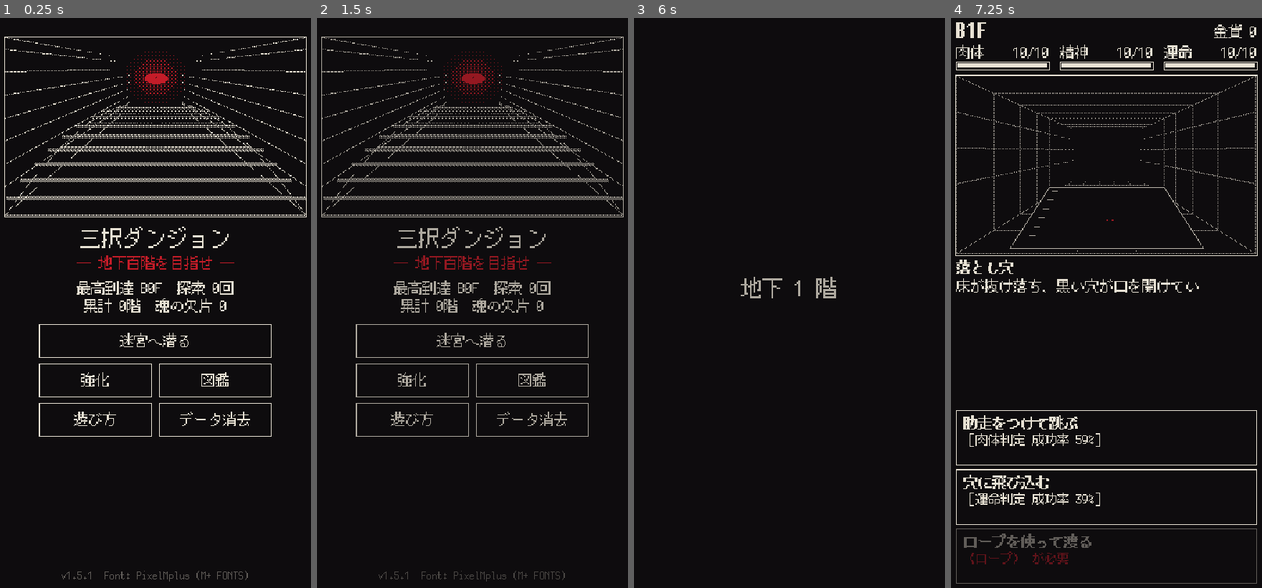
Above: before the commit, frames 1-4 (left to right).
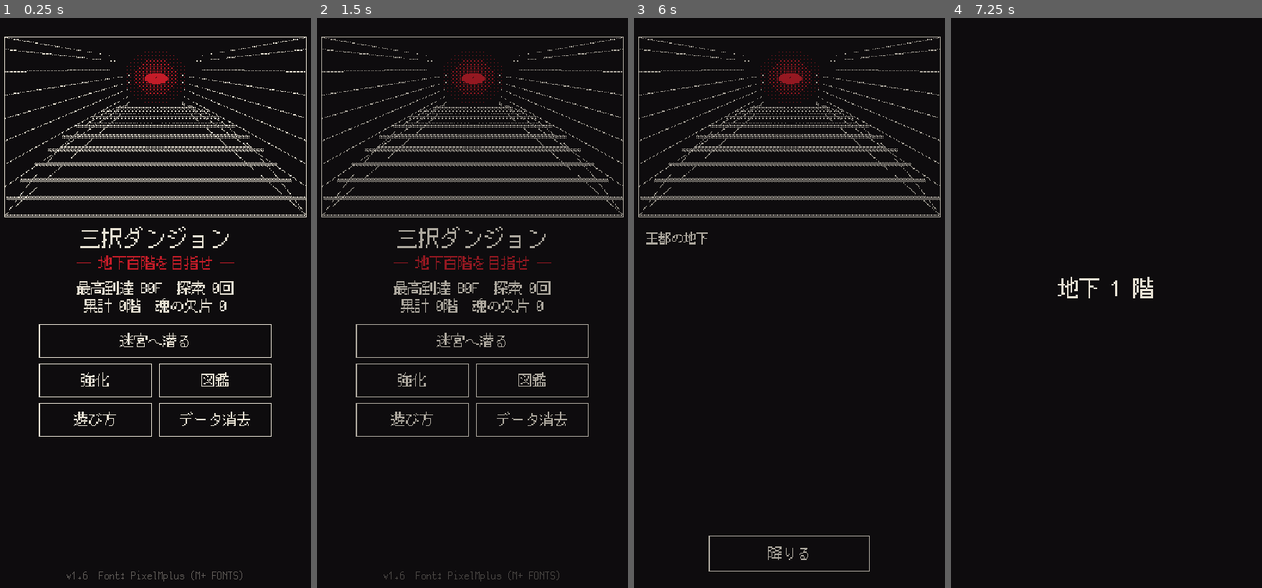
Above: after the commit, the same moments.

Repository: yashimapixel/ThreeChoiceDungeon
Game: Godot game, scene res://scenes/main.tscn
Same seed, same stepped clock (60 frames per second), same inputs: the game is played once before the commit and once after it.
Inputs (mouse positions are in pixels of both pictures, inside the frame that each line leads up to):
- Up to frame 1 (0.25 s): no input
- Up to frame 2 (1.5 s): click "遊び方" at 0.5 s; click "戻る" at 1.25 s
- Up to frame 3 (6 s): click "データ消去" at 2 s; click "迷宮へ潜る" at 2.75 s; click "強化" at 3.5 s; click "図鑑" at 4.25 s; click "はい" at 5 s; click "迷宮へ潜る" at 5.75 s
- Up to frame 4 (7.25 s): click (1106, 553) at 6.5 s, where only the run after the commit has a clickable "降りる"

The runs differ from the first frame. In frame 1, 0.2% of the frame differs, in the area x 19-80%, y 96-99%; in frame 2, 0.2%; in frame 3, 3.9%; in frame 4, 6.5%, in the area x 1-99%, y 0-100%.

Commit message:
v1.6: revised story setting (queen fused with the labyrinth, ghost knight, prologue)
- Timeline: three years ago; the queen wished never to be parted from
  her dead daughter and was fused with the labyrinth. She senses the
  girl's footsteps inside her but lost her words: only a wordless
  lullaby remains, whose lyrics the girl remembers
- Mother's body appears only once the wish-eater is defeated or the
  wish unravels; the finale shows her face sunk into the flesh wall
- Girl: resting her at the grave removes her from the run
  (_girl_rested) and changes the oath/release epilogues; 'returning
  girl' replaced by 'the girl's memory'; charm renamed 赤いお守り
- Knight is a ghost from the start (fell at the bottom, pushed back up);
  'fading ghost' lets him enter the sword, tell the last battle, or rest
  (drops the oath); deep encounter for checkpoint runs
- King's decree and the player's own wish framed in a new prologue
  (first run + help); diary timeline contradiction fixed
- Art: finale face, ghost knight, new knight/oath-ending stills; tests

Co-Authored-By: Claude Opus 5.5 <noreply@anthropic.com>
Claude-Session: https://claude.ai/code/session_016m3BkCf9SDtuvrgTQU7AfW

Diff:
--- a/data/events/tier1.json
+++ b/data/events/tier1.json
@@ -617,7 +617,7 @@
 "chk": "f",
 "p": 0.45,
 "ok": {
-"d": "中にいたのは衰弱した冒険者だった。礼にと護符をくれた。",
+"d": "中にいたのは衰弱した冒険者だった。礼にとお守りをくれた。",
 "set": [
 "amulet"
 ]
@@ -854,7 +854,7 @@
 "chk": "m",
 "p": 0.5,
 "ok": {
-"d": "顔はこの迷宮の成り立ちを語った。百階の底では、ひとりの母が、今も泣き続けているのだと。",
+"d": "顔はこの迷宮の成り立ちを語った。百階の底では、ひとりの母が、言葉を失ったまま泣き続けているのだと。",
 "m": 1,
 "f": 1
 },
@@ -1023,7 +1023,7 @@
 "w": 6,
 "u": 0,
 "once": true,
-"d": "朽ちた机の上に革表紙の日記がある。『私はこの国の王妃。病で逝った娘を取り戻すため、迷宮の底を目指す。底には、どんな願いも叶えるものがいるという』",
+"d": "朽ちた机の上に革表紙の日記がある。『私はこの国の王妃。病で逝った娘ともう一度会うため、迷宮の底を目指す。底には、どんな願いも叶えるものがいるという』",
 "c": [
 {
 "t": "最後まで読む",
@@ -1104,19 +1104,19 @@
 },
 {
 "id": "e023",
-"t": "迷える騎士",
-"a": "corridor:knight",
+"t": "甲冑の亡霊",
+"a": "corridor:knightghost",
 "min": 4,
 "max": 99,
 "w": 6,
 "u": 0,
 "once": true,
-"d": "錆びた甲冑の騎士が、折れた剣を杖に佇んでいる。「王家に仕える騎士である。姫様と、姫様を追って底へ降りられた王妃様をお探ししている」",
+"d": "半ば透けた錆びた甲冑の騎士が佇んでいる。「王家に仕える騎士である。三年前、王妃様を追って底へ降り、底のものに敗れた。魂だけが、ここへ押し戻されたのだ」",
 "c": [
 {
 "t": "共に戦うと誓う",
 "r": {
-"d": "騎士は兵の礼をとった。「貴殿の誓い、しかと受け取った。底で会おう」。彼は先に闇へ消えた。",
+"d": "「ならば貴殿に誓いを託す。姫様と王妃様を、どうか」。亡霊は兵の礼をとり、闇に溶けた。",
 "set": [
 "oath"
 ],
@@ -1131,7 +1131,7 @@
 "chk": "b",
 "p": 0.45,
 "ok": {
-"d": "騎士は満足げに頷き、剣の扱いを教えてくれた。",
+"d": "亡霊の剣はあなたの体をすり抜けた。だがその太刀筋は、確かに体に刻まれた。",
 "b": 1,
 "mb": 1,
 "meta": [
@@ -1139,7 +1139,7 @@
 ]
 },
 "ng": {
-"d": "一合で地に伏した。「まだ未熟」。騎士は去った。",
+"d": "冷たい刃が魂を撫でた。「まだ未熟」。亡霊は消えた。",
 "b": -3,
 "meta": [
 "met_knight"
@@ -1149,7 +1149,7 @@
 {
 "t": "関わらずに先へ行く",
 "r": {
-"d": "騎士は何も言わずにあなたを見送った。",
+"d": "亡霊は何も言わず、あなたを見送った。錆びた甲冑が、かすかに鳴った。",
 "meta": [
 "met_knight"
 ]
@@ -1324,7 +1324,7 @@
 "max": 70,
 "w": 6,
 "u": 21,
-"d": "どこからか子守唄が聞こえる。誰もいない部屋で、揺りかごがひとりでに揺れていた。揺りかごの縁には、王家の紋章が刻まれている。",
+"d": "どこからか、言葉のない子守唄が聞こえる。誰もいない部屋で、揺りかごがひとりでに揺れていた。揺りかごの縁には、王家の紋章が刻まれている。",
 "c": [
 {
 "t": "一緒に歌う",
@@ -1360,7 +1360,7 @@
 "girl"
 ],
 "r": {
-"d": "少女は揺りかごを覗き込み、優しく歌った。「お母さまが、いつも歌ってくれたの」",
+"d": "少女は揺りかごを覗き込み、旋律に言葉をのせて歌った。「お母さまが、いつも歌ってくれたの」",
 "m": 3
 }
 },
@@ -1405,7 +1405,7 @@
 "chk": "f",
 "p": 0.5,
 "ok": {
-"d": "涙が止まり、像の手から赤い護符が落ちた。",
+"d": "涙が止まり、像の手から赤いお守りが落ちた。",
 "set": [
 "amulet"
 ]
--- a/data/events/tier2.json
+++ b/data/events/tier2.json
@@ -682,79 +682,64 @@
 },
 {
 "id": "e045",
-"t": "騎士の最期",
-"a": "crypt:knight",
+"t": "薄れゆく亡霊",
+"a": "crypt:knightghost",
 "min": 20,
 "max": 70,
 "w": 12,
 "u": "m:met_knight",
 "once": true,
 "no": [
-"_knight_done"
-],
-"d": "見覚えのある錆びた甲冑が、壁にもたれて血を流している。上層で出会った、あの騎士だ。「……来たか。私は、ここまでのようだ」",
+"_knight_done",
+"_knight_rested"
+],
+"d": "錆びた甲冑の亡霊が、壁際で揺らいでいる。上層で出会った、あの騎士だ。姿は前よりずっと薄い。「……私の魂も、もう長くは保たぬ」",
 "dx": [
 {
 "req": [
 "oath"
 ],
-"d": "騎士はあなたの顔を見て、誓いを覚えていたと言った。"
-}
-],
-"c": [
-{
-"t": "誓いを果たすと約束する",
+"d": "亡霊はあなたの顔を見て、託した誓いを覚えていると言った。"
+}
+],
+"c": [
+{
+"t": "剣を受け継ぐ",
 "req": [
 "oath"
 ],
 "r": {
-"d": "「姫様は、もうこの世にはおられぬ。わかっていた。それでも、お二人を会わせて差し上げたかった」。騎士は銀の剣を託し、目を閉じた。「頼む」",
+"d": "「ならば、私は剣と共に行こう」。亡霊は光となり、銀の剣に宿った。剣が、かすかに温かい。",
 "set": [
 "sword",
 "_knight_done"
 ],
+"m": 2
+}
+},
+{
+"t": "最後の戦いの話を聞く",
+"r": {
+"d": "「私が辿り着いた時、王妃様はもう壁に溶けかけておられた。私は底のものに斬りかかり、敗れた。……あれは眼だ。あの眼を潰さねば、王妃様は戻られぬ」",
 "meta": [
-"knight_dead"
+"knight_truth"
+],
+"m": -1,
+"f": 2
+}
+},
+{
+"t": "安らかに眠らせる",
+"r": {
+"d": "騎士は兜を外し、静かに頭を垂れた。「……すまぬ。後を、頼む」。亡霊は消え、赤いお守りが残った。",
+"set": [
+"amulet",
+"_knight_rested"
+],
+"clr": [
+"oath"
 ],
 "m": 2
-}
-},
-{
-"t": "手当てをする",
-"chk": "f",
-"p": 0.4,
-"ok": {
-"d": "奇跡的に血が止まった。「借りができたな。この剣を預ける。――必ず追いつく」",
-"set": [
-"sword",
-"oath",
-"_knight_done"
-],
-"b": -2
-},
-"ng": {
-"d": "手当ての甲斐なく、騎士は「姫様……」と呟いて息を引き取った。",
-"m": -3,
-"set": [
-"_knight_done"
-],
-"meta": [
-"knight_dead"
-]
-}
-},
-{
-"t": "最期を看取る",
-"r": {
-"d": "騎士は「姫様、王妃様」と二人を呼び、事切れた。その手には赤い護符が握られていた。",
-"set": [
-"amulet",
-"_knight_done"
-],
-"meta": [
-"knight_dead"
-],
-"m": -1
 }
 }
 ]
@@ -776,10 +761,13 @@
 {
 "t": "墓に花を手向ける",
 "r": {
-"d": "少女は花を胸に抱き、「お母さまに、会いたかったな」と微笑んで、光の中に溶けていった。",
+"d": "少女は花を胸に抱き、「お母さまに、会いたかったな」と微笑んで、光の中に溶けていった。――あの子はもう、母のもとへは帰らない。",
 "clr": [
 "girl"
 ],
+"set": [
+"_girl_rested"
+],
 "meta": [
 "girl_saved"
 ],
@@ -792,25 +780,21 @@
 "chk": "b",
 "p": 0.5,
 "ok": {
-"d": "墓の中には母親の日記の断片があった。少女は悲しげに消えた。",
+"d": "墓の中に、小さな布のお守りが埋められていた。「お母さまが縫ってくれたの……」。少女はそれを、あなたの手に握らせた。",
+"set": [
+"amulet"
+],
+"m": 1
+},
+"ng": {
+"d": "少女は悲鳴を上げた。「やめて！」　怒りに燃えた霊は、闇の奥へ消えてしまった。",
 "clr": [
 "girl"
 ],
-"meta": [
-"diary1"
-],
-"g": 10,
-"m": -1
-},
-"ng": {
-"d": "少女は悲鳴を上げた。「やめて！」怒りに燃えた霊が襲いかかる。",
-"clr": [
-"girl"
-],
-"m": -4,
 "set": [
 "curse"
-]
+],
+"m": -4
 }
 },
 {
@@ -1318,7 +1302,7 @@
 "w": 12,
 "u": "m:diary1",
 "once": true,
-"d": "また革表紙の日記を見つけた。同じ筆跡だ。『あの子に仕えていた騎士が、私を止めに来た。けれど引き返せない。娘の霊がこの迷宮をさまよっているという。あの子は、私を探しているのだろうか』",
+"d": "また革表紙の日記を見つけた。同じ筆跡だ。『あの子に仕えていた騎士が、私を追ってくる。けれど引き返せない。降りるほどに、どこかで子どもの泣き声がする。あの子の声に、よく似ている』",
 "c": [
 {
 "t": "続きを読む",
--- a/data/events/tier3.json
+++ b/data/events/tier3.json
@@ -515,7 +515,7 @@
 "chk": "b",
 "p": 0.5,
 "ok": {
-"d": "竜の牙は最高の護符になる。赤い護符を作った。",
+"d": "竜の牙を削り、赤いお守りを作った。",
 "set": [
 "amulet"
 ],
@@ -784,7 +784,7 @@
 "chk": "m",
 "p": 0.5,
 "ok": {
-"d": "「底にいるのは願いを喰うものさ。昔、泣き腫らした目の王妃が通ったよ。娘を返せってね。あれは叶えたさ。喰らって、形にして返した。この迷宮が、その形さ」",
+"d": "「底にいるのは願いを喰うものさ。三年前、泣き腫らした目の王妃が通ったよ。娘と二度と離れたくないってね。あれは叶えたさ。喰らって、形にして返した。この迷宮が、その形さ」",
 "skip": 2,
 "meta": [
 "witch_truth"
@@ -806,12 +806,12 @@
 "w": 12,
 "u": "m:diary2",
 "once": true,
-"d": "三冊目の日記。頁は涙で波打っている。『底のものは私の願いを喰らい、形にして返した。娘は戻った。霊として、この迷宮に。そして私は、迷宮そのものになった』",
+"d": "三冊目の日記。筆跡は崩れ、頁の端が壁の肉に溶けかけている。『底のものに願った。あの子と、もう二度と離れたくないと。願いは叶う、と眼は言った。手が、壁に溶けていく』",
 "c": [
 {
 "t": "最後まで読む",
 "r": {
-"d": "『この壁も、この闇も、私の悲しみ。あの子は私を探してさまよい、私には抱きしめる腕がない。誰か、あの子を、私のもとへ』",
+"d": "『あの子が私の中にいる。小さな足音が聞こえる。なのに、声が出ない。抱きしめる腕もない。歌うことしかできない。誰か、あの子を、私のもとへ』",
 "meta": [
 "diary3"
 ],
@@ -1152,43 +1152,40 @@
 },
 {
 "id": "e079",
-"t": "少女の再会",
+"t": "少女の記憶",
 "a": "ruins:girl",
-"min": 40,
+"min": 30,
 "max": 99,
 "w": 14,
-"u": "m:girl_saved",
+"u": 0,
 "once": true,
-"d": "廃墟の陰から、白い服の少女が顔を出した。以前、墓へ送り届けた、あの王女の霊だ。「また会えたね。わたし、眠れないの。お母さまが、まだ底で泣いてるから」",
-"c": [
-{
-"t": "一緒に底へ行こう",
-"r": {
-"d": "少女は嬉しそうにあなたの手を取った。「うん。今度こそ、お母さまのところへ」。少女の霊がついてくる。",
-"m": 2,
-"set": [
+"d": "少女の霊が足を止め、遠い目をした。「思い出したの。わたしが熱を出した夜、お母さまはずっと手を握って、子守唄を歌ってくれた。……あの夜が、最後だった」",
+"c": [
+{
+"t": "歌を聞かせてもらう",
+"r": {
+"d": "少女は小さな声で歌った。言葉のある、子守唄。迷宮のどこかで、言葉のない旋律がそれに重なった気がした。",
+"m": 3
+}
+},
+{
+"t": "手を握ってやる",
+"r": {
+"d": "少女の冷たい手を握る。「……あったかい」。少女は少しだけ笑った。",
+"b": 2,
+"m": 2
+}
+},
+{
+"t": "先を急ぐ",
+"r": {
+"d": "「うん。お母さま、待ってるもんね」。少女はあなたの袖を引いて歩き出した。",
+"f": 2
+}
+}
+],
+"req": [
 "girl"
 ]
 }
-},
-{
-"t": "近道を教えてもらう",
-"r": {
-"d": "少女は迷いなく迷宮を進み、ずっと下の階層まで案内してくれた。",
-"skip": 4,
-"m": 1
-}
-},
-{
-"t": "お守りをもらう",
-"r": {
-"d": "少女は小さな赤い護符をくれた。「お母さまが作ってくれたの」",
-"set": [
-"amulet"
-],
-"f": 4
-}
-}
-]
-}
-]
+]
--- a/data/events/tier4.json
+++ b/data/events/tier4.json
@@ -24,7 +24,7 @@
 "oath"
 ],
 "r": {
-"d": "どこからか錆びた甲冑の騎士が現れ、竜に斬りかかった。「先へ行け！ 姫様と王妃様を頼む！」",
+"d": "傍らに、錆びた甲冑の亡霊が現れ、竜に斬りかかった。「先へ行け！ 姫様と王妃様を頼む！」",
 "m": 3,
 "f": 2
 }
@@ -212,7 +212,7 @@
 "chk": "m",
 "p": 0.45,
 "ok": {
-"d": "迷宮の記憶が流れ込んできた。娘を失った母の、果てしない悲しみ。この迷宮は、ひとりの母の心臓なのだ。",
+"d": "迷宮の記憶が流れ込んできた。娘を失った母の、果てしない悲しみ。そして、内側を歩く小さな足音を、愛おしむような鼓動。この迷宮は、ひとりの母の心臓なのだ。",
 "mm": 2,
 "m": 3,
 "meta": [
@@ -465,7 +465,7 @@
 "chk": "f",
 "p": 0.5,
 "ok": {
-"d": "死体が握っていたのは赤い護符だった。未来の自分からの贈り物だ。",
+"d": "死体が握っていたのは赤いお守りだった。未来の自分からの贈り物だ。",
 "set": [
 "amulet"
 ]
@@ -728,45 +728,53 @@
 "min": 75,
 "max": 99,
 "w": 14,
-"u": "m:knight_dead",
+"u": "m:met_knight",
 "once": true,
-"d": "半透明の騎士が虚空に佇んでいる。上層で看取った、あの錆びた甲冑の騎士だ。「すまぬ、まだ逝けぬのだ。姫様と王妃様を、まだお会わせしていない」",
-"c": [
-{
-"t": "王女を救うと約束する",
-"r": {
-"d": "「ならば、我が剣を貴殿に。姫様を、王妃様のもとへ」。銀の剣が手の中に現れた。",
+"d": "虚空に、錆びた甲冑の亡霊が佇んでいる。「また会えたな。私は何度降りても、底へは届かぬ。だが貴殿なら――」",
+"c": [
+{
+"t": "二人を救うと約束する",
+"r": {
+"d": "「ならば、私は剣と共に行こう。姫様を、王妃様のもとへ」。亡霊は光となり、銀の剣に宿った。",
 "set": [
 "sword",
-"oath"
+"oath",
+"_knight_done"
 ],
 "m": 3
 }
 },
 {
-"t": "騎士を成仏させる",
+"t": "安らかに眠らせる",
 "chk": "m",
 "p": 0.5,
 "ok": {
 "d": "「そうか……もう、休んでもよいのだな」。騎士は穏やかに消えていった。",
 "m": 4,
-"f": 4
-},
-"ng": {
-"d": "騎士は首を振った。「まだだ」。その悲しみが胸に刺さる。",
+"f": 4,
+"set": [
+"_knight_rested"
+]
+},
+"ng": {
+"d": "騎士は首を振った。「まだだ。まだ、お二人を会わせていない」。その悲しみが胸に刺さる。",
 "m": -4
 }
 },
 {
-"t": "王女のことを詳しく訊く",
-"r": {
-"d": "「姫様は病で逝かれた。王妃様はそれを受け入れられず、底のものに願った。その願いがこの迷宮だ。姫様は母君を探してさまよい、王妃様は迷宮となられた」",
+"t": "最後の戦いの話を聞く",
+"r": {
+"d": "「三年前、王妃様は底で願われた。姫様と二度と離れたくないと。私が着いた時には遅かった。……あれは眼だ。あの眼を潰さねば」",
 "f": 3,
 "meta": [
 "knight_truth"
 ]
 }
 }
+],
+"no": [
+"_knight_done",
+"_knight_rested"
 ]
 },
 {
@@ -796,9 +804,9 @@
 }
 },
 {
-"t": "運命と引き換えに護符を買う",
-"r": {
-"d": "赤い護符を受け取った。行商人の顔の闇が、少し笑った気がした。",
+"t": "運命と引き換えにお守りを買う",
+"r": {
+"d": "赤いお守りを受け取った。行商人の顔の闇が、少し笑った気がした。",
 "f": -6,
 "set": [
 "amulet"
@@ -883,13 +891,13 @@
 "max": 99,
 "w": 6,
 "u": 968,
-"d": "闇そのものが、ゆっくりと脈打っている。ここは何かの胎内だ。奥から子守唄が聞こえる。上の階で、揺りかごから聞こえたのと同じ歌だ。",
+"d": "闇そのものが、ゆっくりと脈打っている。……いや、内側で何かが動いている。小さな足音のように。どこからか言葉のない子守唄。上の階の揺りかごと、同じ旋律だ。",
 "dx": [
 {
 "req": [
 "girl"
 ],
-"d": "少女の霊が、子守唄に合わせて口ずさんでいる。「お母さまの歌だ」"
+"d": "少女がその旋律に、そっと言葉をのせて歌い始めた。"
 }
 ],
 "c": [
@@ -899,7 +907,7 @@
 "girl"
 ],
 "r": {
-"d": "少女の歌声が闇を照らした。胎動が穏やかになり、道が開ける。",
+"d": "少女の歌声に、闇が静まり返った。壁の奥で、旋律が泣くように震えた。道が開ける。",
 "m": 5,
 "f": 3
 }
@@ -989,28 +997,28 @@
 "a": "void:thing",
 "fixed": 100,
 "u": 0,
-"d": "地下百階。闇の中心に巨大な目が開き、その足元に女の影がうずくまっている。「我は願いを喰らうもの。この迷宮は、ひとりの母の願いの形。汝の願いを言え」",
+"d": "地下百階。闇の中心に巨大な目が開いている。周りの肉の壁には、眠るように目を閉じた女の顔。言葉のない子守唄が響く。「我は願いを喰らうもの。汝の願いを言え」",
 "dx": [
 {
 "req": [
 "girl"
 ],
-"d": "少女の霊が震える声で呼んだ。「……お母さま？」"
+"d": "少女の霊が壁の顔を見上げた。「……お母さま？」"
 },
 {
 "req": [
 "oath"
 ],
-"d": "銀の剣が、王妃を呼ぶように震える。"
-},
-{
+"d": "騎士の声がした。「あの眼です。あの眼を」"
+},
+{
+"d": "この迷宮は、娘と離れまいとした母の願いの形だ。",
 "mreq_any": [
 "diary3",
 "knight_truth",
 "heart_truth",
 "witch_truth"
-],
-"d": "この闇は、娘を失った母の悲しみそのものだ。"
+]
 }
 ],
 "c": [
@@ -1023,7 +1031,7 @@
 "r": {
 "end": "true",
 "fixed": true,
-"d": "少女の手を引き、闇の中心へ歩む。銀の剣が光を放ち、錆びた甲冑の騎士が傍らに立った。「姫様、王妃様。お迎えに参りました」　女の影が顔を上げ、少女が駆け出す。「お母さま！」　母は娘を抱きしめ、長い悲しみが光の粒となってほどけていく。騎士は剣を収め、深く頭を垂れた。三つの影は光の中へ昇っていく。少女が振り返り、手を振った。「ありがとう。あなたも、帰る場所へ」　――目を開けると、地上の朝日がまぶしかった。"
+"d": "傍らに錆びた甲冑の亡霊が現れ、あなたと並んで剣を構えた。「三年前の続きだ」　二つの刃が巨大な眼を貫く。喰らうものが崩れ、肉の壁から一人の女が落ちた。少女が駆け寄る。「お母さま！」　三年ぶりに、母の声が戻った。「……ずっと、聞こえてたよ」　母は娘を抱きしめ、騎士は剣を収めて頭を垂れた。三つの影は光の中へ昇っていく。少女が振り返った。「ありがとう。あなたも、帰る場所へ」　その朝、城の老いた王は、三年ぶりに静かな眠りについたという。"
 }
 },
 {
@@ -1034,18 +1042,32 @@
 "r": {
 "end": "reunion",
 "fixed": true,
-"d": "少女が影に駆け寄った。「お母さま！」　女の影が顔を上げ、震える腕で娘を抱きしめる。「ああ……私の、愛しい子……」　母の涙が落ちるたび、迷宮が光にほどけていく。闇の目は静かに閉じた。「……喰らうべき願いは、もうない」　母と娘は光となって昇っていった。地上へ戻る道すがら、どこかで錆びた甲冑が、まだ二人を探している気がした。"
-}
-},
-{
-"t": "誓いを果たし、王女の魂を解き放つ",
+"d": "少女が壁の顔を見上げ、子守唄を歌い始めた。言葉のない旋律に、娘が言葉をのせていく。壁の奥で、女の唇が震えた。「……ねんね、ころり……」　三年ぶりの、母の声。願いは満たされた。もう二人は離れない。喰らうべき願いを失った眼は、静かに枯れていく。肉の壁から女の体がほどけ、娘を抱きしめた。母と娘は光となって昇っていった。どこかで錆びた甲冑が、まだ二人を探している気がした。"
+}
+},
+{
+"t": "騎士と共に、あの眼を討つ",
 "req": [
 "oath"
 ],
 "r": {
 "end": "oath",
 "fixed": true,
-"d": "銀の剣を掲げると、闇の奥に鎖で繋がれた少女の魂が見えた。白い服の、あの王女だ。剣で鎖を断つと、少女は目を覚まし、うずくまる母の胸へ飛び込んだ。「お母さま、やっと見つけた」　遠くで、錆びた甲冑が満足げに鳴った。「これで……ようやく、お役目を果たせました」　騎士の声は、光の中に溶けていった。"
+"d": "傍らに錆びた甲冑の亡霊が現れた。「三年前の続きだ」　二つの刃が巨大な眼を貫き、喰らうものは崩れ去った。肉の壁から一人の女が落ちる。騎士は膝をついた。「王妃様。遅くなりました」　王妃は辺りを見回し、娘の姿を探した。",
+"dx": [
+{
+"req": [
+"_girl_rested"
+],
+"d": "「……あの子は、先に行ったのね」。王妃は微笑み、騎士と共に光の中へ歩み出した。空の上で、小さな影が手を振っていた。"
+},
+{
+"no": [
+"_girl_rested"
+],
+"d": "騎士は立ち上がった。「姫様は、私が必ずお探しします」。王妃と騎士は、少女の声がする闇の奥へ、並んで歩いていった。"
+}
+]
 }
 },
 {
@@ -1059,7 +1081,28 @@
 "r": {
 "end": "release",
 "fixed": true,
-"d": "あなたは自分のための願いを捨て、見知らぬ母のために願った。闇は長く沈黙し、やがて低く笑った。「他者のための願いは、喰らえぬ」　闇の目に亀裂が走る。うずくまっていた女の影が立ち上がり、遠くから聞こえる少女の声の方へ、ゆっくりと歩き出した。迷宮は静かに眠りについた。あなたは何一つ持たずに地上へ戻った。けれど胸の奥は、不思議と温かかった。"
+"d": "あなたは自分の願いを捨て、見知らぬ母のために願った。闇は長く沈黙し、やがて低く笑った。「他者のための願いは、喰らえぬ」　巨大な眼に亀裂が走る。肉の壁がほどけ、一人の女が現れた。",
+"dx": [
+{
+"req": [
+"_girl_rested"
+],
+"d": "女は空を見上げ、遠くで呼ぶ娘の声に微笑んだ。そして光の階段を、ゆっくりと昇っていった。迷宮は静かに眠りについた。あなたは何一つ持たずに地上へ戻った。けれど胸の奥は、不思議と温かかった。"
+},
+{
+"req": [
+"girl"
+],
+"d": "少女が女の胸に飛び込んだ。「お母さま！」　二人は抱き合ったまま、光の中へ消えた。迷宮は静かに眠りについた。あなたは何一つ持たずに地上へ戻った。けれど胸の奥は、不思議と温かかった。"
+},
+{
+"no": [
+"girl",
+"_girl_rested"
+],
+"d": "女は迷宮の奥から聞こえる幼い声のほうへ、ゆっくりと歩き出した。迷宮は静かに眠りについた。あなたは何一つ持たずに地上へ戻った。けれど胸の奥は、不思議と温かかった。"
+}
+]
 }
 },
 {
@@ -1067,10 +1110,10 @@
 "r": {
 "end": "slay",
 "fixed": true,
-"d": "あなたは剣を振るい、闇を斬った。闇は笑いながら崩れ、迷宮が音を立てて崩壊していく。気がつくと、あなたは地上の光の中に倒れていた。",
+"d": "あなたは剣を振るい、巨大な眼を斬った。喰らうものは笑いながら崩れ、迷宮が音を立てて崩壊していく。気がつくと、あなたは地上の光の中に倒れていた。",
 "dx": [
 {
-"d": "崩れゆく闇の中で、女のすすり泣きと、少女の呼ぶ声が聞こえた気がした。――あれは本当に、斬るべきものだったのだろうか。",
+"d": "崩れゆく中、肉の壁から女の体が落ちていくのが見えた。手を伸ばしたが、届かなかった。――あの人は、娘に会えたのだろうか。",
 "mreq_any": [
 "diary3",
 "knight_truth",
@@ -1089,7 +1132,7 @@
 "d": "闇はあなたの願いを喰らい、そして吐き出した。目を開けると、そこは迷宮の入口だった。手には、底の石が一つ握られていた。",
 "dx": [
 {
-"d": "入口で振り返ると、迷宮の奥から子守唄が聞こえた。あの母子は、今もあの闇の中にいる。",
+"d": "入口で振り返ると、迷宮の奥から言葉のない子守唄が聞こえた。あの母子は、今もあの闇の中にいる。",
 "mreq_any": [
 "diary3",
 "knight_truth",
@@ -1108,7 +1151,7 @@
 "d": "あなたは新たな底の主となった。いつか誰かがここへ辿り着くその日まで、あなたは闇の中で待ち続ける。",
 "dx": [
 {
-"d": "あなたはうずくまる母の隣に腰を下ろした。せめて、この人がひとりで泣かずに済むように。いつか、あの子がここへ辿り着く日まで。",
+"d": "あなたは壁に浮かぶ女の顔の傍らに腰を下ろした。せめて、この人がひとりで泣かずに済むように。いつか誰かが、あの子を連れてここへ来る日まで。",
 "mreq_any": [
 "diary3",
 "knight_truth",
--- a/project.godot
+++ b/project.godot
@@ -5,7 +5,7 @@
 
 config/name="三択ダンジョン"
 config/description="三つの選択肢で地下百階を目指す、白黒赤のホラーファンタジーRPG"
-config/version="1.5.1"
+config/version="1.6.0"
 run/main_scene="res://scenes/main.tscn"
 config/features=PackedStringArray("4.7", "GL Compatibility")
 config/icon="res://icon.png"
--- a/scripts/game.gd
+++ b/scripts/game.gd
@@ -20,7 +20,7 @@
 	"dog": {"name": "黒い犬", "desc": "忠実な相棒。肉体判定+10%。", "unique": true},
 	"map": {"name": "古地図", "desc": "迷宮の抜け道が記された地図。"},
 	"sword": {"name": "銀の剣", "desc": "魔を断つ銀の刃。肉体判定+10%。強敵に有効。", "unique": true},
-	"amulet": {"name": "赤い護符", "desc": "死を免れる。1回ごとに1枚砕ける。"},
+	"amulet": {"name": "赤いお守り", "desc": "死を免れる。1回ごとに1つ壊れる。"},
 	"potion": {"name": "薬瓶", "desc": "タップで1つ使用。肉体を最大値の40%回復する。"},
 	"girl": {"name": "少女の霊", "desc": "母を探す少女の霊がついてくる。", "unique": true},
 	"oath": {"name": "騎士の誓い", "desc": "王女を救うと誓った証。", "unique": true},
--- a/scripts/main.gd
+++ b/scripts/main.gd
@@ -446,7 +446,7 @@
 			show_title()))
 	if sv["cleared"]:
 		_label(s, "★ 踏破済み　無限迷宮 最高 B%dF" % sv["best_endless"], Vector2(0, 596), Vector2(SW, 18), FS_S, R, HORIZONTAL_ALIGNMENT_CENTER)
-	_label(s, "v1.5.1　Font: PixelMplus (M+ FONTS)", Vector2(0, 618), Vector2(SW, 16), 12, WD, HORIZONTAL_ALIGNMENT_CENTER)
+	_label(s, "v1.6　Font: PixelMplus (M+ FONTS)", Vector2(0, 618), Vector2(SW, 16), 12, WD, HORIZONTAL_ALIGNMENT_CENTER)
 
 
 func _start(is_endless: bool) -> void:
@@ -486,13 +486,41 @@
 func _begin_from(g: int) -> void:
 	if Game.start_from_checkpoint(g):
 		Game.save_run()
-		show_game(true)
+		_enter_game()
 
 
 func _begin(is_endless: bool) -> void:
 	Game.start_run(is_endless)
 	Game.save_run()
-	show_game(true)
+	_enter_game()
+
+
+## The prologue is shown once, before the very first descent.
+func _enter_game() -> void:
+	if not Game.save.get("prologue_seen", false):
+		Game.save["prologue_seen"] = true
+		Game.write_save()
+		show_prologue(func(): show_game(true))
+	else:
+		show_game(true)
+
+
+const PROLOGUE := "王都の地下に、底知れぬ迷宮がある。\nその百階の底では、どんな願いも叶うという。\n\n三年前、病で幼い王女を亡くした王妃が、ひとりで迷宮へ降りていった。王妃を追った騎士も、戻らなかった。\n\nそして今――夜ごと、王都の地下から、言葉のない子守唄が響く。\n\n老いた王は布告を出した。\n「迷宮の底の悲しみを終わらせた者に、望むものを与える」\n\nあなたにも、叶えたい願いがある。\nだから、降りる。"
+
+
+func show_prologue(then: Callable) -> void:
+	var s := _new_screen("Prologue")
+	_image(s, "title", Vector2(12, 24))
+	var r := _rich(s, Vector2(20, 240), Vector2(320, 320))
+	_set_fit(r, PROLOGUE)
+	r.visible_ratio = 0
+	var tw := create_tween()
+	tw.tween_property(r, "visible_ratio", 1.0, 6.0)
+	r.gui_input.connect(func(ev):
+		if ev is InputEventMouseButton and ev.pressed:
+			tw.kill()
+			r.visible_ratio = 1.0)
+	_button(s, "降りる", Vector2(90, 580), Vector2(180, 40), then)
 
 
 # ================================================================ help
@@ -501,6 +529,7 @@
 	_label(s, "遊び方", Vector2(0, 12), Vector2(SW, 30), FS_L, W, HORIZONTAL_ALIGNMENT_CENTER, true)
 	var h := _hex(R)
 	var pages := [
+		"[color=%s]■ はじまり[/color]\n" % h + PROLOGUE,
 		"[color=%s]■ 目的[/color]\n地下百階の迷宮を一階ずつ降り、最深部を目指す。\n\n" % h +
 		"[color=%s]■ 三つの力[/color]\n[b]肉体[/b]…傷や戦いに耐える力\n[b]精神[/b]…恐怖や狂気に耐える力\n[b]運命[/b]…幸運と罠を避ける力\nどれか一つでも0になると力尽きる。\n\n" % h +
 		"[color=%s]■ 選択[/color]\n各階で出来事が起き、三つの選択肢から一つを選ぶ。［判定］のついた選択は、表示された確率で成否が決まる。確率は今の能力値と所持品で上下する。深く潜るほど出来事は苛烈になる。" % h,
@@ -921,7 +950,7 @@
 	if not parts.is_empty():
 		t += "\n" + "　".join(parts)
 	if res.get("amulet", false):
-		t += "\n[color=%s]赤い護符が砕け散り、死を免れた！[/color]" % _hex(R)
+		t += "\n[color=%s]赤いお守りがほどけ、死を免れた！[/color]" % _hex(R)
 	if res.has("checkpoint"):
 		t += "\n[color=%s]◆ 次回から地下%d階から潜れるようになった[/color]" % [_hex(R), int(res["checkpoint"]) + 1]
 	_set_fit(g_desc, t)
--- a/tools/screenshots.gd
+++ b/tools/screenshots.gd
@@ -34,6 +34,9 @@
 	root.add_child(main)
 	await _wait(0.6)
 	await _shot("01_title")
+	main.show_prologue(func(): pass)
+	await _wait(7.0)
+	await _shot("00_prologue")
 	main.show_shop()
 	await _wait(0.5)
 	await _shot("02_shop")
--- a/tools/test_runs.gd
+++ b/tools/test_runs.gd
@@ -115,12 +115,36 @@
 	assert(fin.call([], ["knight_truth"]) == ["release", "slay", "wish"])
 	fin.call([], ["heart_truth"])
 	var r2: Dictionary = G.resolve(G.event["c"][4])
-	assert(r2["end"] == "slay" and r2["text"].contains("斬るべきもの"))
+	assert(r2["end"] == "slay" and r2["text"].contains("届かなかった"))
 	fin.call([], [])
 	var r3: Dictionary = G.resolve(G.event["c"][4])
-	assert(not r3["text"].contains("斬るべきもの"))
+	assert(not r3["text"].contains("届かなかった"))
 	var sm3: Dictionary = G.end_run(true)
 	assert(G.save["endings"] == ["slay"] and sm3["cleared"])
+	# resting the girl at her grave: she leaves this run, endings change
+	G.reset_save()
+	G.start_run(false)
+	G.add_item("girl"); G.add_item("oath")
+	G.floor_n = 40
+	G.event = G.by_id["e046"]
+	G.resolve(G.event["c"][0])
+	assert(not G.flags.has("girl") and G.flags.has("_girl_rested"))
+	G.floor_n = 100
+	G.event = G.by_id["g100"]
+	var ends2 := []
+	for ch in G.visible_choices():
+		ends2.append(ch["c"]["r"]["end"])
+	assert(ends2 == ["oath", "slay", "wish"])
+	var ro: Dictionary = G.resolve(G.event["c"][2])
+	assert(ro["text"].contains("先に行ったのね"))
+	# letting the knight's ghost rest drops the oath
+	G.start_run(false)
+	G.add_item("oath")
+	G.save["meta"].append("met_knight")
+	G.floor_n = 30
+	G.event = G.by_id["e045"]
+	G.resolve(G.event["c"][2])
+	assert(not G.flags.has("oath") and G.item_count("amulet") == 1)
 	print("endings OK")
 	G.reset_save()
 	quit()
Binary file changed: art/events/e023.png
Binary file changed: art/events/e045.png
Binary file changed: art/events/g100.png
Binary file changed: art/results/e023_2_r.png
Binary file changed: art/results/e045_0_r.png
Binary file added: art/results/e045_1_r.png
Not shown, added: art/results/e045_1_r.png.import
Binary file changed: art/results/e045_2_r.png
Binary file changed: art/results/e046_1_ok.png
Binary file changed: art/results/e079_0_r.png
Binary file changed: art/results/e079_1_r.png
Binary file changed: art/results/e079_2_r.png
(and 6 more such lines)
